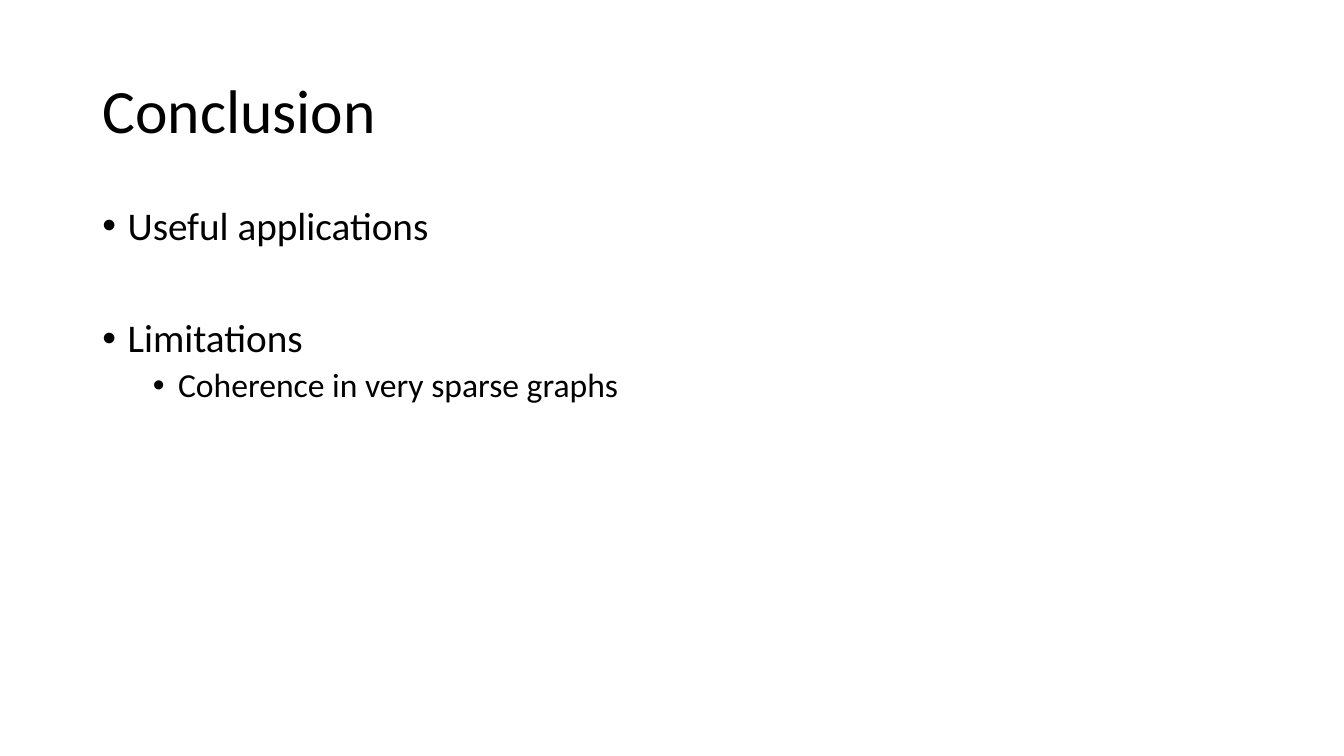
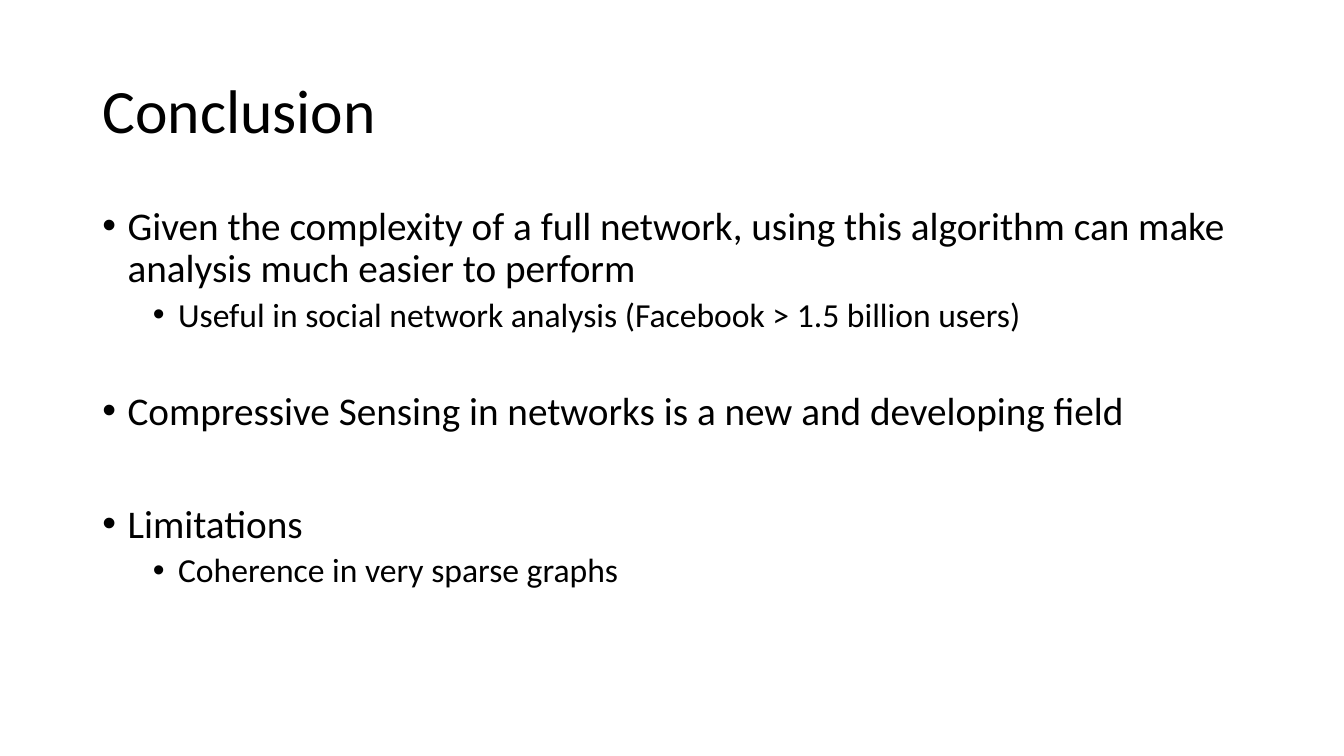
Before and after one commit to mikh/CS591-Social-Networks, a slide deck: slide 23 of PPT/skeleton.ppt.pptx (slide 9 before the commit). Drawn at 1344x756 pixels with LibreOffice and Linux fonts; fonts in the diff are those of the drawing; background and template pictures are left out. Boxes give left, top, right and bottom in pixels: in the first picture for what was removed or moved away, otherwise in the second. Text is boxed around its words. In the diff, an @@ line names an element or a change of style, - is before the commit and + after.

```diff
--- a/PPT/skeleton.ppt.pptx
+++ b/PPT/skeleton.ppt.pptx
@@ text at (128, 212, 1224, 432): text changed @@
-• Useful applications
+• Given the complexity of a full network, using this algorithm can make analysis much easier to perform
+  • Useful in social network analysis (Facebook > 1.5 billion users)
+• Compressive Sensing in networks is a new and developing field
```
Also in this commit, not shown: 5 other slides changed, 17 slides added, 2 slides removed, 6 other files.
